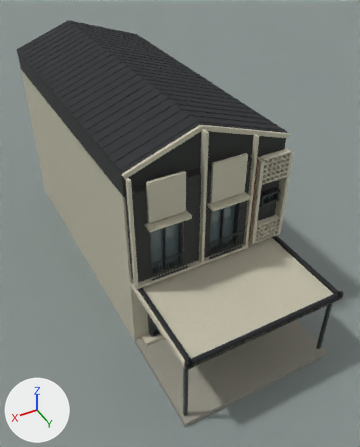
An edit to the Blender file assets/models/elmina-house/elmina-intermediate.blend, drawn before and after from the same camera.
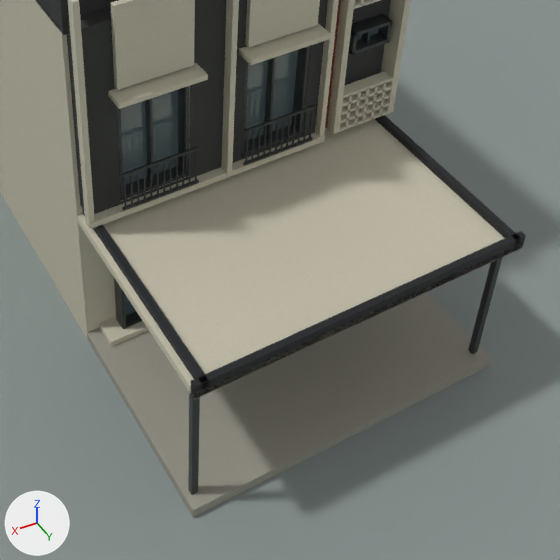
Each version is shown whole from a 50 mm camera at (7.52, 15.84, 15.46) aimed at (-0.33, 1.43, 2.83), then close up on the part from 26% to 100% of the width and 40% to 100% of the height. Arrows for +X, +Y and +Z are at lower left; the lights stay in place. The last two pictures show the newer version.

Objects in the first close-up: 'Charcoal facade', 'Graphite roof', 'Porch concrete', 'Powder coated frames', 'Smoked blue glazing', 'Studio floor', 'Warm ivory render' and 1 more.
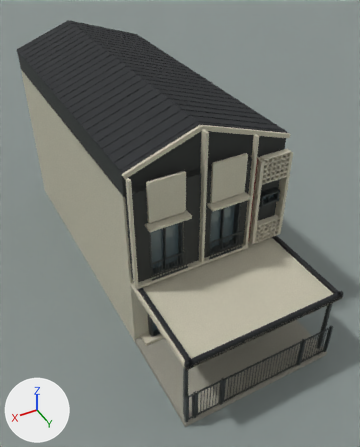
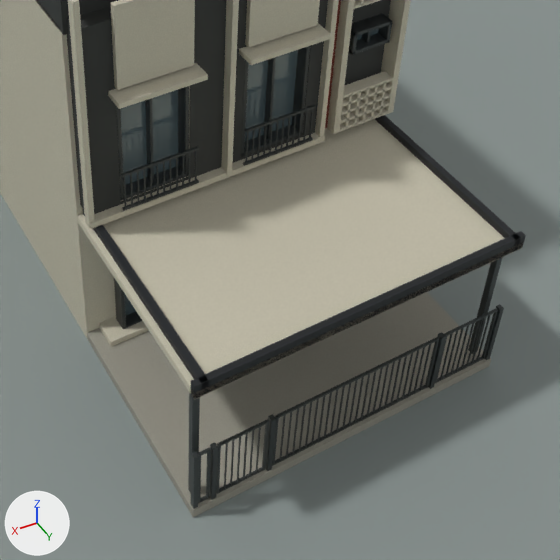
Pixel boxes [x1, y1, x2, y2] of what changed, in the close-ups (560 x 560 px):
'VehicleGate', added: after [272, 337, 439, 466]
'FrontBoundary', added: after [191, 304, 504, 509]
'PedestrianGate', added: after [216, 419, 269, 494]

Diff of the bpy script that builds the scene:
```diff
--- a/assets/models/elmina-house/elmina-intermediate.blend.py
+++ b/assets/models/elmina-house/elmina-intermediate.blend.py
@@ me_cube_040 @@
+me_cube_040.from_pydata(...)  # 168 vertices, 126 faces; spans x -3.03..3.03, y 7.88..7.98, z 0.2..1.56
+me_cube_040.materials.append(mat_powder_coated_frames)  # dark grey #3c4040
@@ me_cube_030 @@
+me_cube_030.from_pydata(...)  # 80 vertices, 60 faces; spans x -0.9..0.0, y -0.022..0.022, z 0.0..1.3
+me_cube_030.materials.append(mat_powder_coated_frames)  # dark grey #3c4040
@@ me_cube @@
+me_cube.from_pydata(...)  # 224 vertices, 168 faces; spans x 0.0..3.2, y -0.02..0.02, z 0.0..1.3
+me_cube.materials.append(mat_powder_coated_frames)  # dark grey #3c4040
@@ ob_frontboundary @@
+ob_frontboundary = bpy.data.objects.new('FrontBoundary', me_cube_040)
+ob_frontboundary.location = (0.0, 0.0, 0.0)
@@ ob_pedestriangate @@
+ob_pedestriangate = bpy.data.objects.new('PedestrianGate', me_cube_030)
+ob_pedestriangate.location = (2.59, 7.93, 0.24)
@@ ob_vehiclegate @@
+ob_vehiclegate = bpy.data.objects.new('VehicleGate', me_cube)
+ob_vehiclegate.location = (-1.65, 7.93, 0.24)
```
